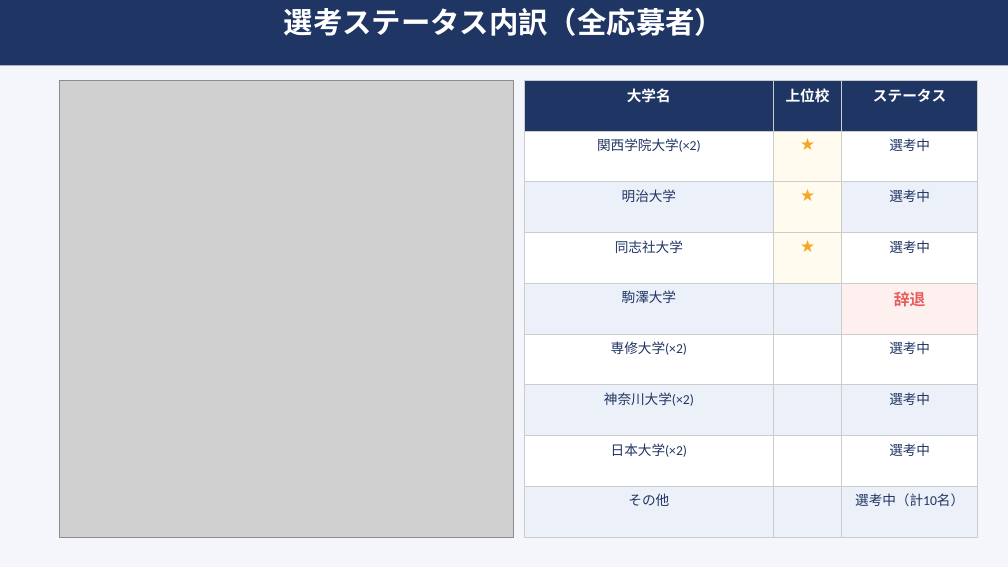
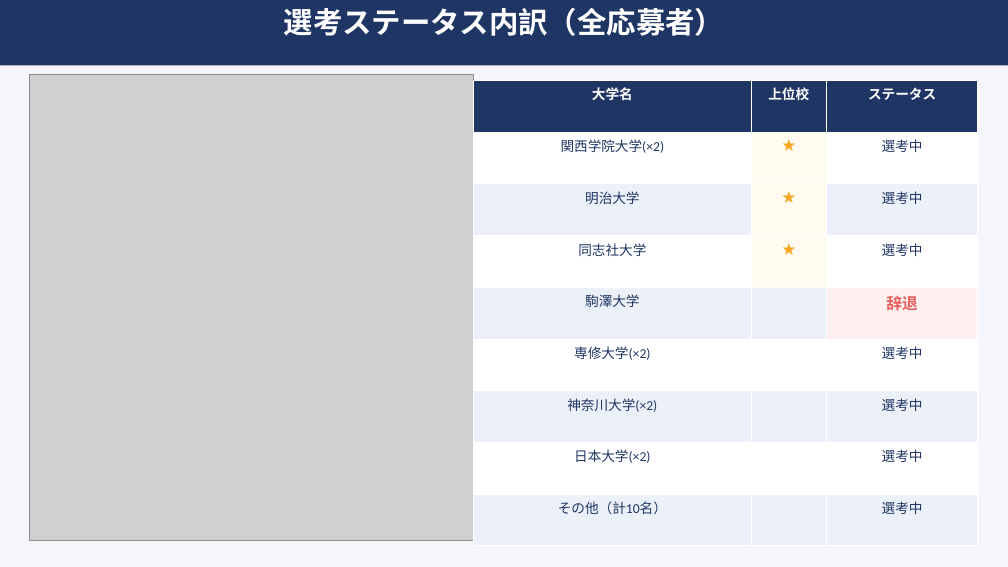
Before and after one commit to syoukaku007-star/daiki, a slide deck: slide 6 of 上位校採用分析レポート_2026_v2.pptx. Drawn at 1008x567 pixels with LibreOffice and Linux fonts; fonts in the diff are those of the drawing; grey boxes stand for pictures. Boxes give left, top, right and bottom in pixels: in the first picture for what was removed or moved away, otherwise in the second. Text is boxed around its words. In the diff, an @@ line names an element or a change of style, - is before the commit and + after.

```diff
--- a/上位校採用分析レポート_2026_v2.pptx
+++ b/上位校採用分析レポート_2026_v2.pptx
@@ picture: place and size @@
-picture at bbox=[60, 80, 513, 537]
+picture at bbox=[29, 74, 473, 540]
@@ table at bbox=[474, 80, 979, 546] @@
-row 9, column 1: その他
+row 9, column 1: その他（計10名）
-row 9, column 3: 選考中（計10名）
+row 9, column 3: 選考中
@@ size 14 to 13 pt in "大学名", "上位校", "ステータス" @@
@@ borders changed @@
@@ table: place and size @@
-table at bbox=[524, 80, 978, 537]
+table at bbox=[474, 80, 979, 546]
```
Also in this commit, not shown: 7 other slides changed.
